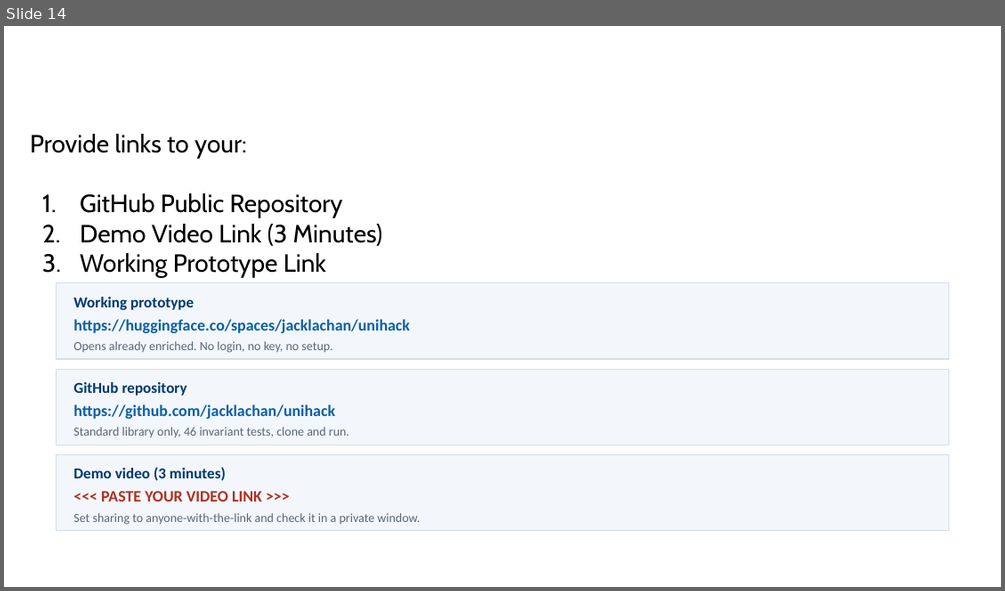
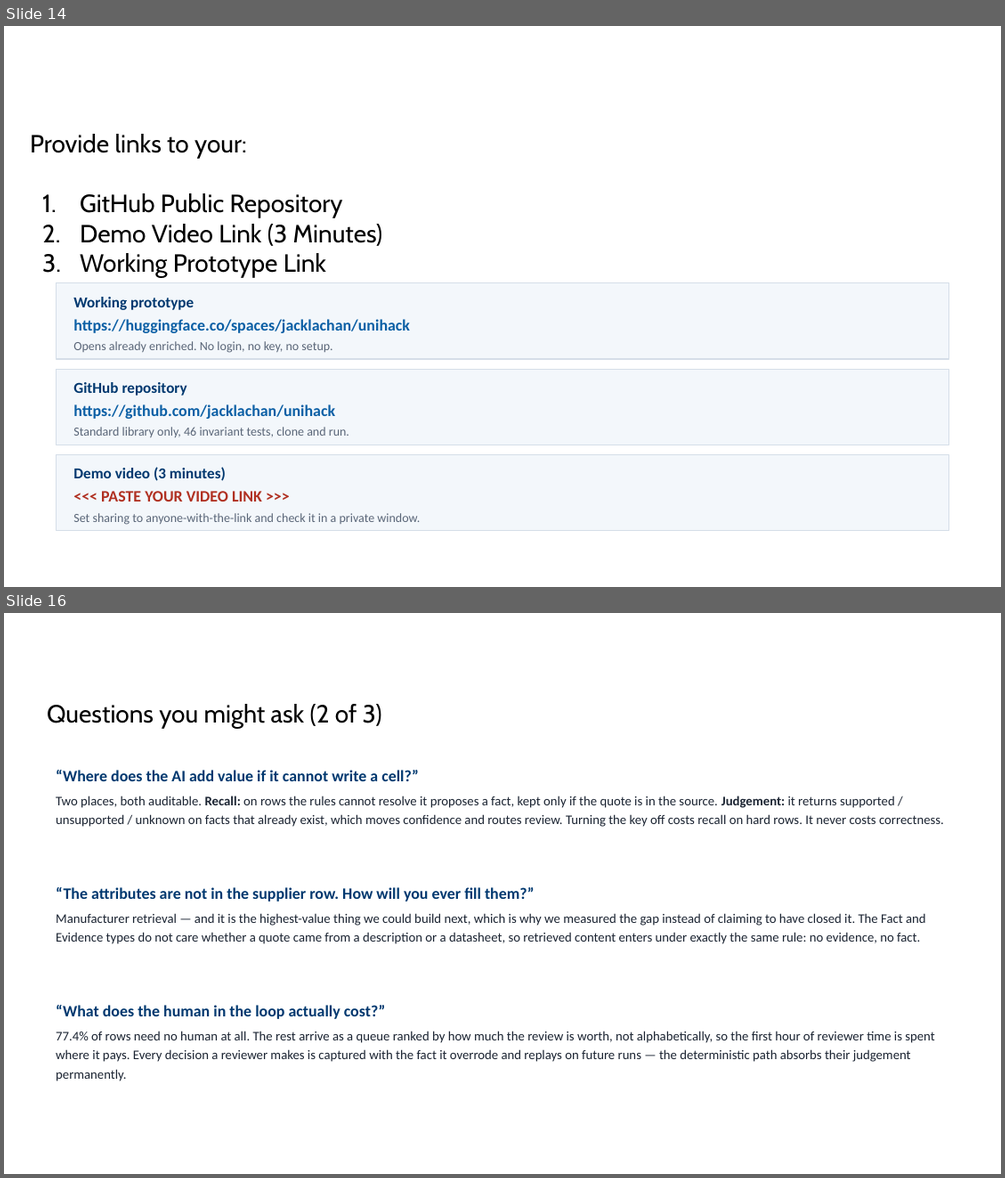
Before and after one commit to jacklachan/unihack, a slide deck: docs/deck/CALIPER_UniHack.pptx. Shown one above the other, each under a label of ours: slide 14 before the commit, slides 14 and 16 after it; the slides between them are not shown. The pictures are 1005x591 and 1005x1178 pixels, drawn with LibreOffice and Linux fonts; fonts in the diff are those of the drawing; background and template pictures are left out. Boxes give left, top, right and bottom in pixels: in the first picture for what was removed or moved away, otherwise in the second. Text is boxed around its words. In the diff, an @@ line names an element or a change of style, - is before the commit and + after.

```diff
--- a/docs/deck/CALIPER_UniHack.pptx
+++ b/docs/deck/CALIPER_UniHack.pptx
@@ slide 16 added at bbox=[4, 613, 1001, 1174], background picture (left out) @@
@@ text added at bbox=[47, 704, 382, 728], 18 pt, text #000000 @@
+Questions you might ask (2 of 3)
@@ text added at bbox=[56, 770, 944, 827], 9.5 pt, text #1B2432 @@
+“Where does the AI add value if it cannot write a cell?”
+Two places, both auditable. Recall: on rows the rules cannot resolve it proposes a fact, kept only if the quote is in the source. Judgement: it returns supported / unsupported / unknown on facts that already exist, which moves confidence and routes review. Turning the key off costs recall on hard rows. It never costs correctness.
@@ text added at bbox=[56, 887, 926, 944], 9.5 pt, text #1B2432 @@
+“The attributes are not in the supplier row. How will you ever fill them?”
+Manufacturer retrieval — and it is the highest-value thing we could build next, which is why we measured the gap instead of claiming to have closed it. The Fact and Evidence types do not care whether a quote came from a description or a datasheet, so retrieved content enters under exactly the same rule: no evidence, no fact.
@@ text added at bbox=[56, 1005, 934, 1081], 9.5 pt, text #1B2432 @@
+“What does the human in the loop actually cost?”
+77.4% of rows need no human at all. The rest arrive as a queue ranked by how much the review is worth, not alphabetically, so the first hour of reviewer time is spent where it pays. Every decision a reviewer makes is captured with the fact it overrode and replays on future runs — the deterministic path absorbs their judgement permanently.
```
Also in this commit, not shown: 1 slide changed, 2 other slides added, 3 other files.
